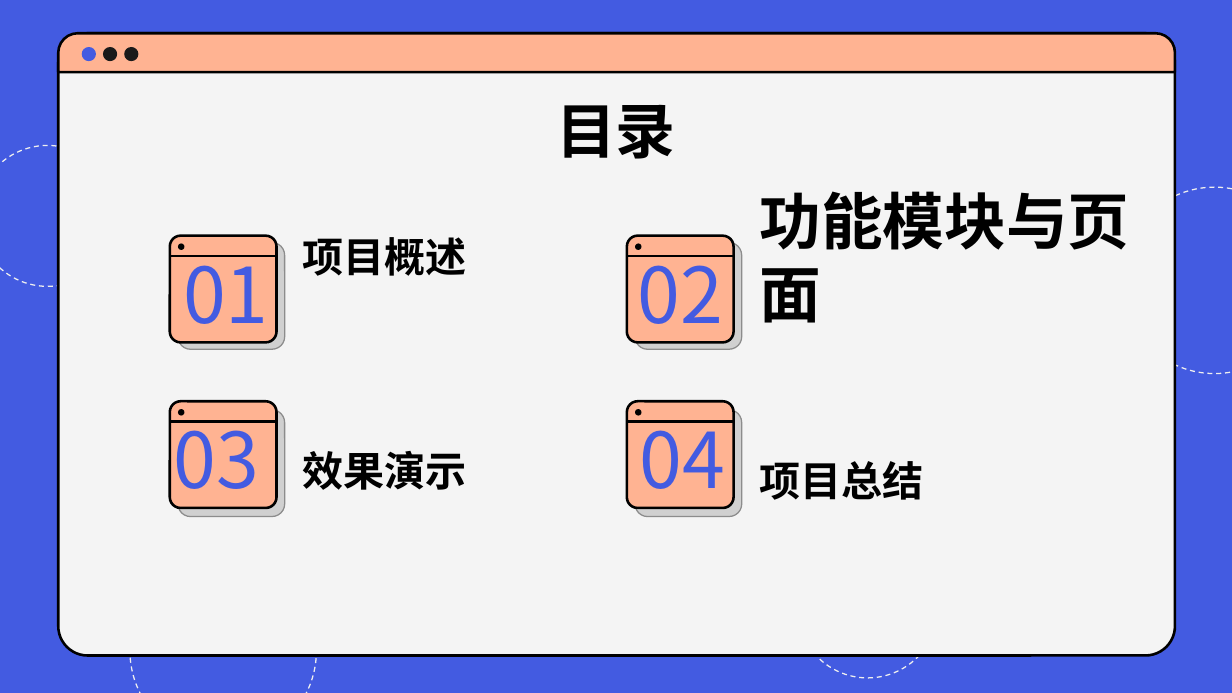
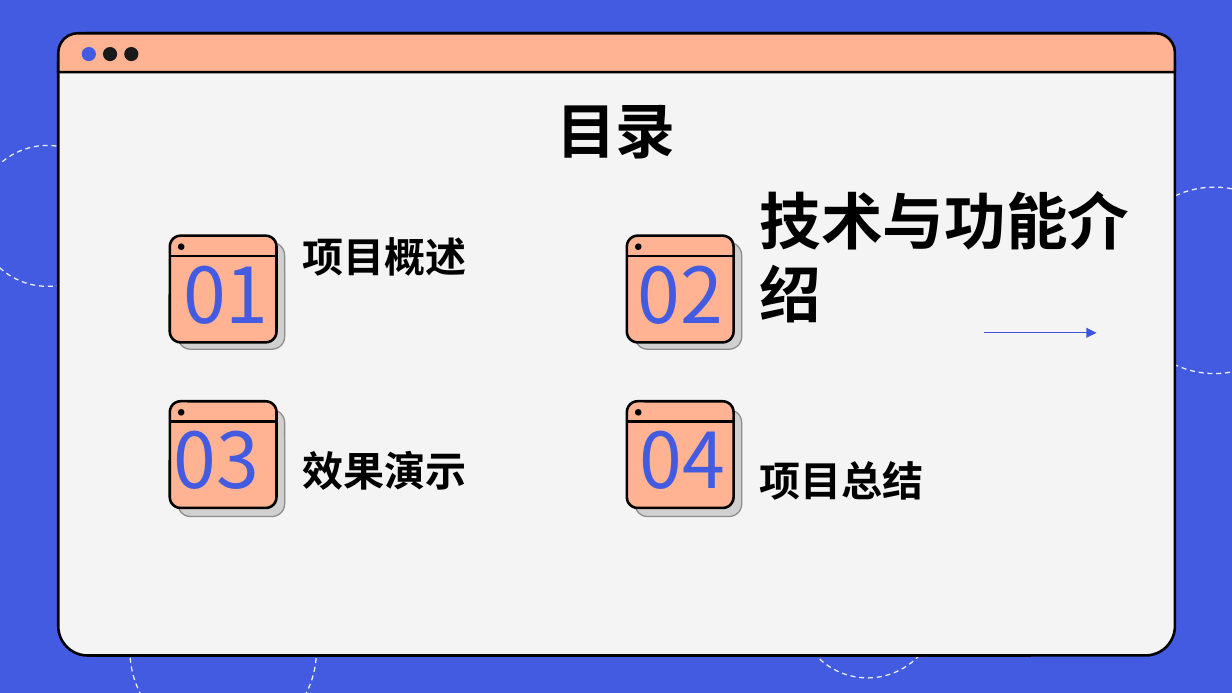
Before and after one commit to SPM-PSP/SPM26-10, a slide deck: slide 8 of 项目文档/项目答辩PPT.pptx. Drawn at 1232x693 pixels with LibreOffice and Linux fonts; fonts in the diff are those of the drawing; grey boxes stand for pictures; background and template pictures are left out. Boxes give left, top, right and bottom in pixels: in the first picture for what was removed or moved away, otherwise in the second. Text is boxed around its words. In the diff, an @@ line names an element or a change of style, - is before the commit and + after.

```diff
--- a/项目文档/项目答辩PPT.pptx
+++ b/项目文档/项目答辩PPT.pptx
@@ title at (x1=760, y1=191, x2=1130, y2=323): text changed @@
-功能模块与页面
+技术与功能介绍
@@ arrow added from (983, 333) to (1096, 333), #3E56E0 0.75 pt @@
```
Also in this commit, not shown: 7 other slides changed, 7 slides added.
